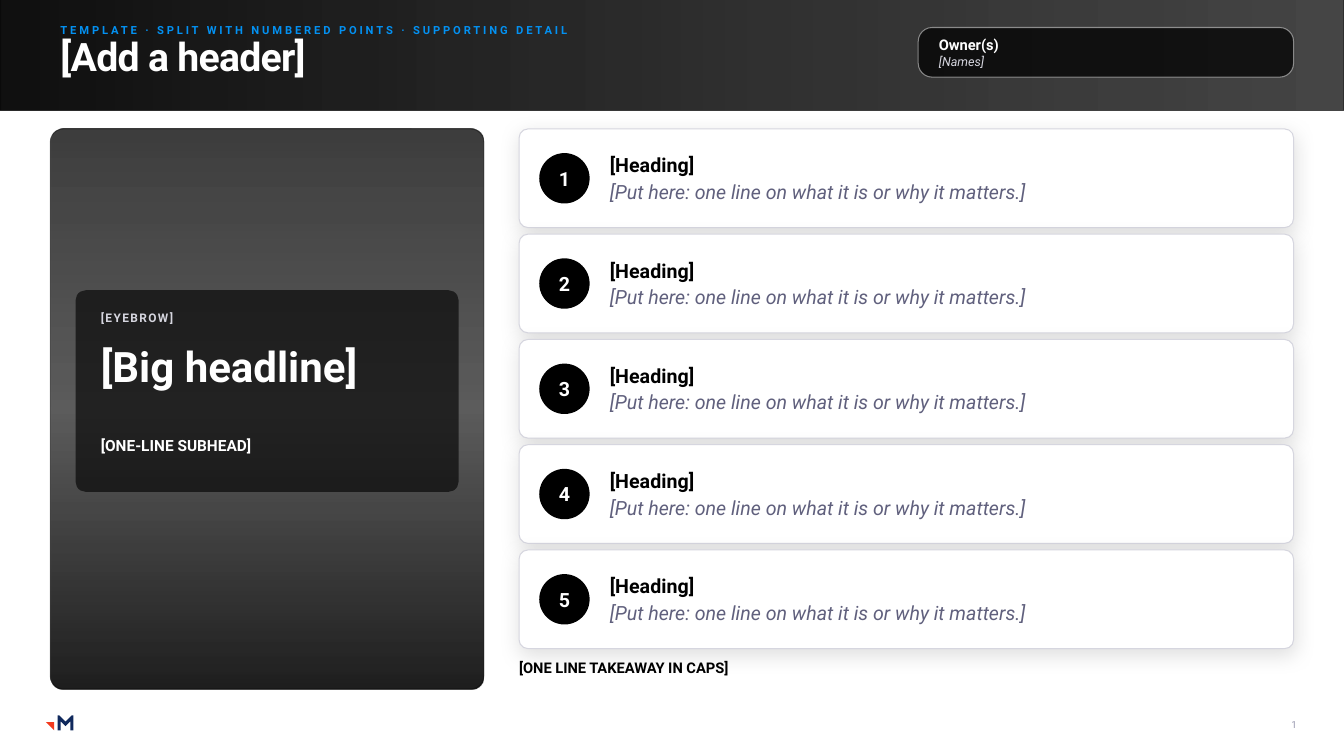
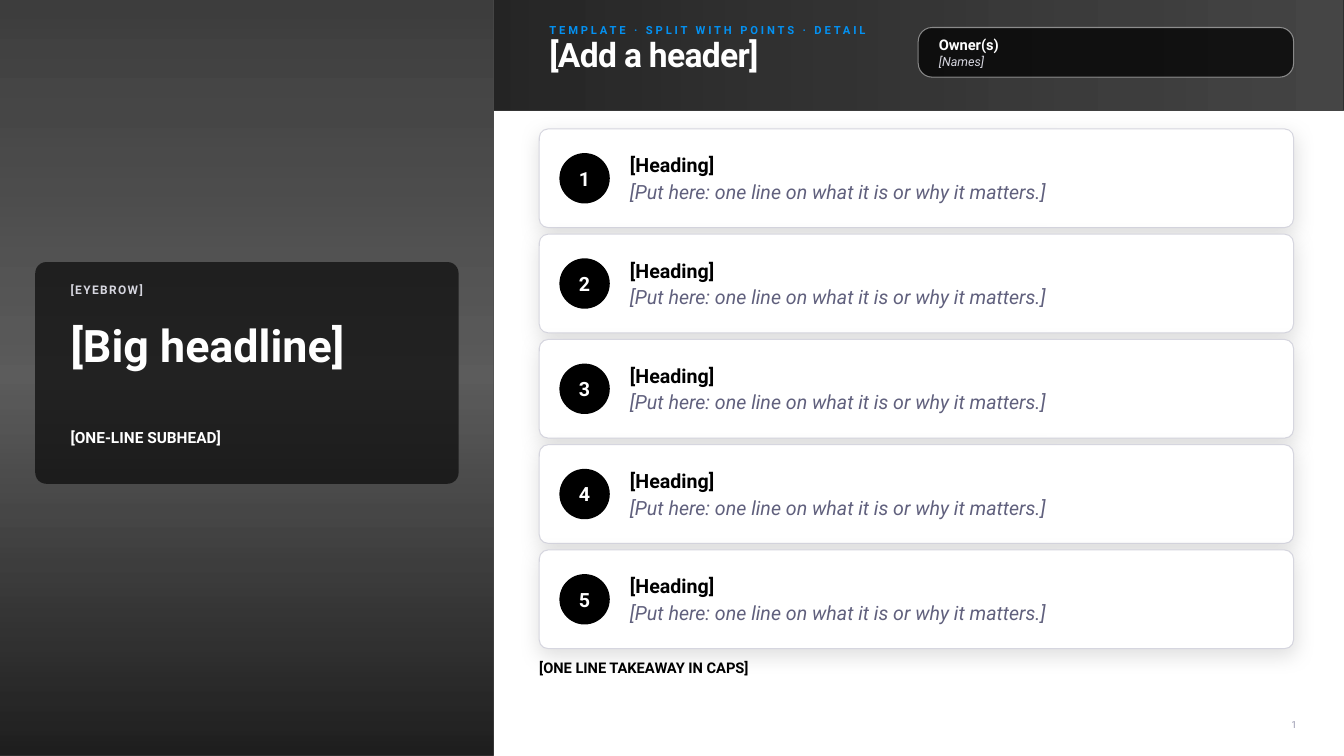
Before and after one commit to RachelHarrisMerkle/BasicMerkle, a slide deck: slide 1 of Detail_Templates_and_Examples.pptx. Drawn at 1344x756 pixels with LibreOffice and Linux fonts; fonts in the diff are those of the drawing; grey boxes stand for pictures. Boxes give left, top, right and bottom in pixels: in the first picture for what was removed or moved away, otherwise in the second. Text is boxed around its words. In the diff, an @@ line names an element or a change of style, - is before the commit and + after.

```diff
--- a/Detail_Templates_and_Examples.pptx
+++ b/Detail_Templates_and_Examples.pptx
@@ picture: place and size @@
-picture at [50,129,484,690]
+picture at [0,0,494,756]
@@ rectangle: place and size @@
-rectangle at [50,129,484,690]
+rectangle at [0,0,494,756]
@@ rectangle at [0,0,494,756]: rounded rectangle to rectangle @@
@@ text at [696,26,732,34]: text changed @@
-TEMPLATE · SPLIT WITH NUMBERED POINTS · SUPPORTING DETAIL
+TEMPLATE · SPLIT WITH POINTS · DETAIL
@@ title "[Add a header]": place and size @@
-title "[Add a header]" at [60,38,305,78]
+title "[Add a header]" at [549,39,759,73]
@@ title "[Add a header]" at [549,39,759,73]: size 28 to 24 pt @@
@@ rounded rectangle: place and size @@
-rounded rectangle at [519,129,1294,228]
+rounded rectangle at [539,129,1294,228]
@@ text "[Heading]": place and size @@
-text "[Heading]" at [610,155,1025,203]
+text "[Heading]" at [630,155,1046,203]
@@ rounded rectangle: place and size @@
-rounded rectangle at [519,234,1294,333]
+rounded rectangle at [539,234,1294,333]
@@ text "[Heading]": place and size @@
-text "[Heading]" at [610,261,1025,308]
+text "[Heading]" at [630,261,1046,308]
@@ rounded rectangle: place and size @@
-rounded rectangle at [76,290,459,492]
+rounded rectangle at [35,262,459,484]
@@ text "[EYEBROW]": place and size @@
-text "[EYEBROW]" at [101,312,173,324]
+text "[EYEBROW]" at [71,284,143,296]
@@ text "[Big headline]": place and size @@
-text "[Big headline]" at [101,347,357,391]
+text "[Big headline]" at [71,325,344,372]
@@ text "[Big headline]" at [71,325,344,372]: size 30 to 32 pt @@
@@ rounded rectangle: place and size @@
-rounded rectangle at [519,340,1294,439]
+rounded rectangle at [539,340,1294,439]
@@ text "[Heading]": place and size @@
-text "[Heading]" at [610,366,1025,413]
+text "[Heading]" at [630,366,1046,413]
@@ text "[ONE-LINE SUBHEAD]": place and size @@
-text "[ONE-LINE SUBHEAD]" at [101,438,252,454]
+text "[ONE-LINE SUBHEAD]" at [71,430,221,446]
@@ rounded rectangle: place and size @@
-rounded rectangle at [519,445,1294,543]
+rounded rectangle at [539,445,1294,543]
@@ text "[Heading]": place and size @@
-text "[Heading]" at [610,471,1025,519]
+text "[Heading]" at [630,471,1046,519]
@@ rounded rectangle: place and size @@
-rounded rectangle at [519,551,1294,649]
+rounded rectangle at [539,551,1294,649]
@@ text "[Heading]": place and size @@
-text "[Heading]" at [610,576,1025,624]
+text "[Heading]" at [630,576,1046,624]
@@ 5 ellipses: place and size @@
-5 ellipses at [539,153,590,625]
+5 ellipses at [560,153,610,625]
@@ text "[ONE LINE TAKEAWAY IN CAPS]": place and size @@
-text "[ONE LINE TAKEAWAY IN CAPS]" at [519,661,728,676]
+text "[ONE LINE TAKEAWAY IN CAPS]" at [539,661,749,676]
@@ freeform shape removed at [57,716,74,731] @@
@@ freeform shape removed at [46,722,54,730] @@
```
Also in this commit, not shown: 1 other slide changed, 2 other files.
